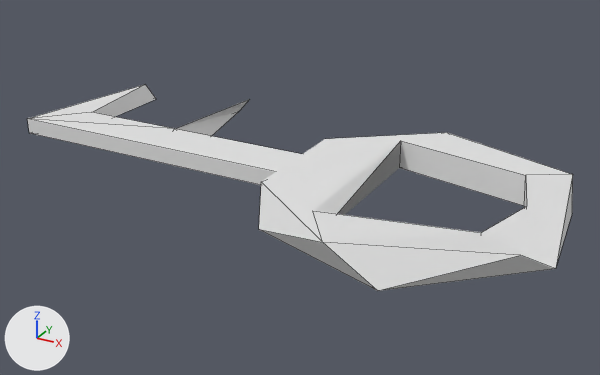
What one commit did to the FBX model Assets/Models/Level 1/Key.fbx.
Rendered twice from a camera (50 mm lens) standing at (1.707, -4.701, 2.198) and looking at (-0.929, 0.092, -0.199). Lighting does not change. The marker at lower left points along +X, +Y and +Z. Mesh edges are drawn as thin lines.

Script lines for the objects in view, before the commit:
```python
me_cylinder = bpy.data.meshes.new('Cylinder')
me_cylinder.from_pydata(...)  # 38 vertices, 35 faces; spans x -3.28..0.98, y -1.02..1.11, z -1.0..-0.79
# before: 22 (-1.88, 0.19, -0.95), 27 (-2.2, 0.19, -0.95), 28 (-2.09, 0.19, -0.82) at pixel (174, 128), 33 (-1.98, 1.11, -0.82) at pixel (249, 99), 34 (-2.09, 1.11, -0.95) at pixel (239, 110)
ob_cylinder = bpy.data.objects.new('Cylinder', me_cylinder)
ob_cylinder.location = (0.0, 0.0, 0.842)
```
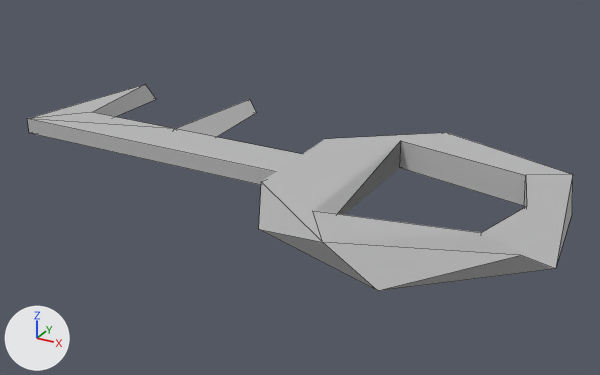
The newer file is also turned or shifted as a whole; pictures and numbers use the older file's frame.

Location of each change, (x1, y1, x2, y2) in pixels of the pictures (600 x 375 px; the box of a moved part takes in the faces that stretch with it):
part 1 of me_cylinder, moved or reshaped
    before: (176, 101, 248, 136)
    after: (175, 99, 256, 137)
part 2 of me_cylinder, recoloured (white to grey)
    both: (27, 84, 573, 291)

What the commit changed:
Material 'lambert1' (mat_lambert1) is new.
Its base color is (0.5, 0.5, 0.5) (grey #bcbcbc).
me_cylinder is used by ob_cylinder; location (0.0, 0.0, 0.842).
Verts and faces of me_cylinder; kept vertices keep their numbers, new ones are numbered from 38.
me_cylinder had 38 vertices, 35 faces and spanned x -3.28..0.98, y -1.02..1.11, z -1.0..-0.79.
me_cylinder now has 39 vertices, 36 faces and spans x -3.28..0.98, y -1.02..1.11, z -1.0..-0.79.
Part 1, on me_cylinder:
Faces deleted: (22, 27, 34), (22, 34, 33, 28).
New vertex 38 is at (-1.92, 1.11, -0.94), pixel (256, 112).
New faces: (22, 27, 34, 38), (22, 38, 33, 28), (33, 38, 34).
me_cylinder part 2: 33 faces spanning x -3.28..0.98, y -1.02..1.11, z -1.0..-0.79 switch from no material to mat_lambert1 (grey #bcbcbc).
